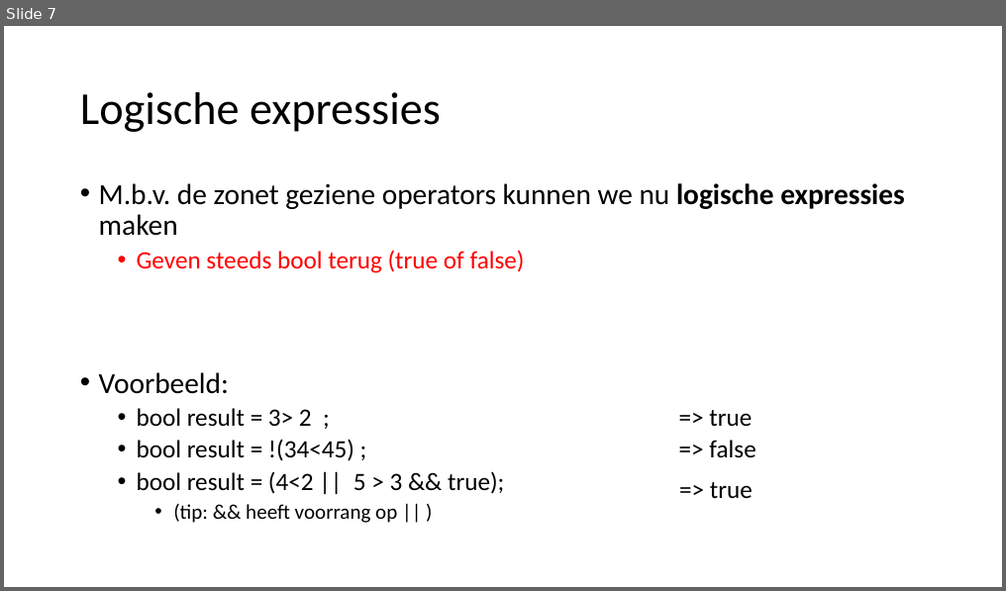
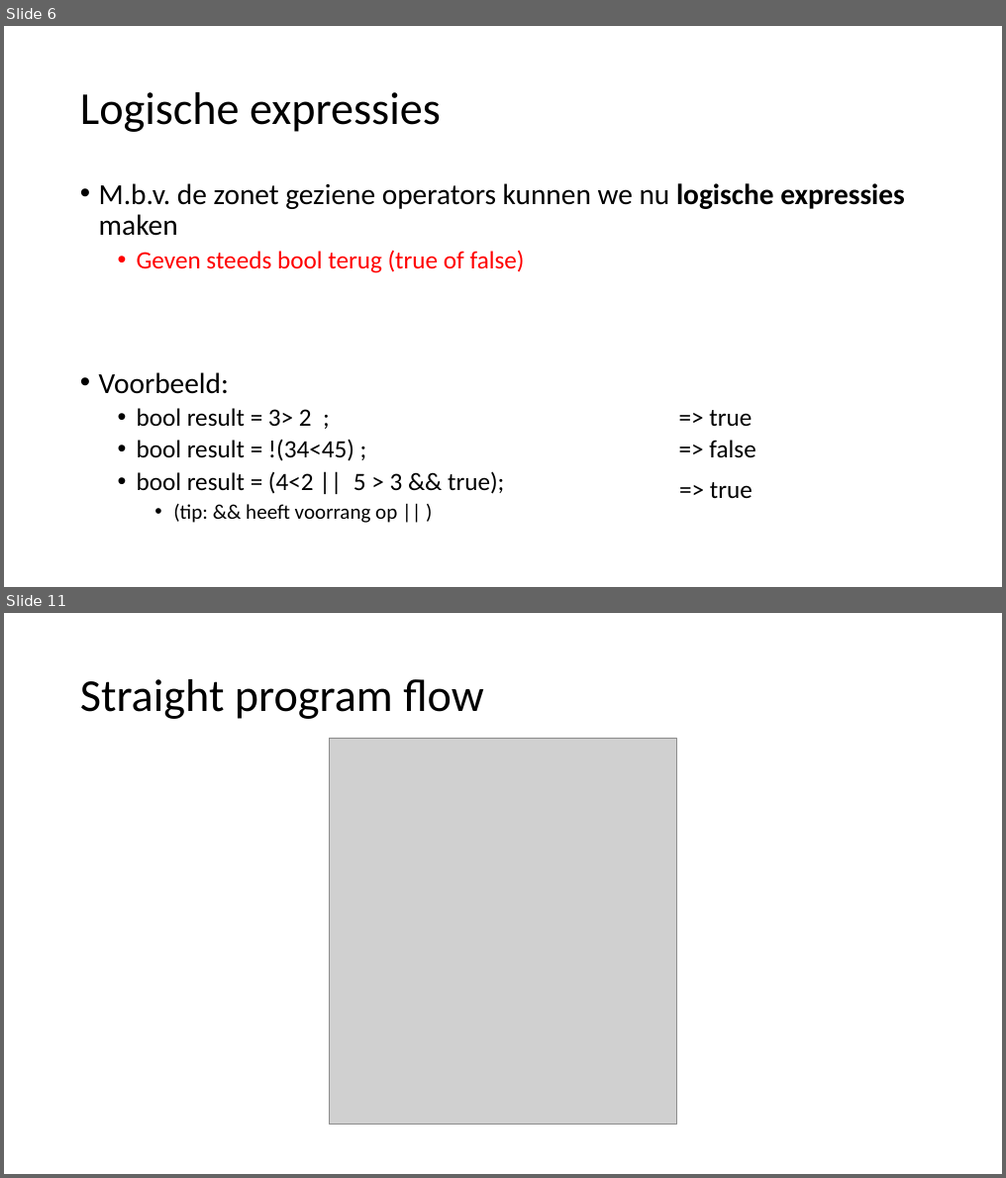
Before and after one commit to v-nys/cursusprogrammeren, a slide deck: _SLIDES/DEEL1/H4/31_Logische en relationele operators.pptx. Shown one above the other, each under a label of ours: slide 7 before the commit, slides 6 and 11 after it; the slides between them are not shown. The pictures are 1006x591 and 1006x1178 pixels, drawn with LibreOffice and Linux fonts; fonts in the diff are those of the drawing; grey boxes stand for pictures. Boxes give left, top, right and bottom in pixels: in the first picture for what was removed or moved away, otherwise in the second. Text is boxed around its words. In the diff, an @@ line names an element or a change of style, - is before the commit and + after.

```diff
--- a/_SLIDES/DEEL1/H4/31_Logische en relationele operators.pptx
+++ b/_SLIDES/DEEL1/H4/31_Logische en relationele operators.pptx
@@ slide 11 added at <box>4,613,1002,1174</box>, background #FFFFFF @@
@@ title added at <box>80,679,484,719</box>, 44 pt, text #000000 @@
+Straight program flow
@@ picture added at <box>330,738,677,1125</box> @@
@@ what was slide 7 is now slide 6 @@
```
Also in this commit, not shown: 3 slides changed, 35 other slides added, 1 slide removed, 3 other files.
